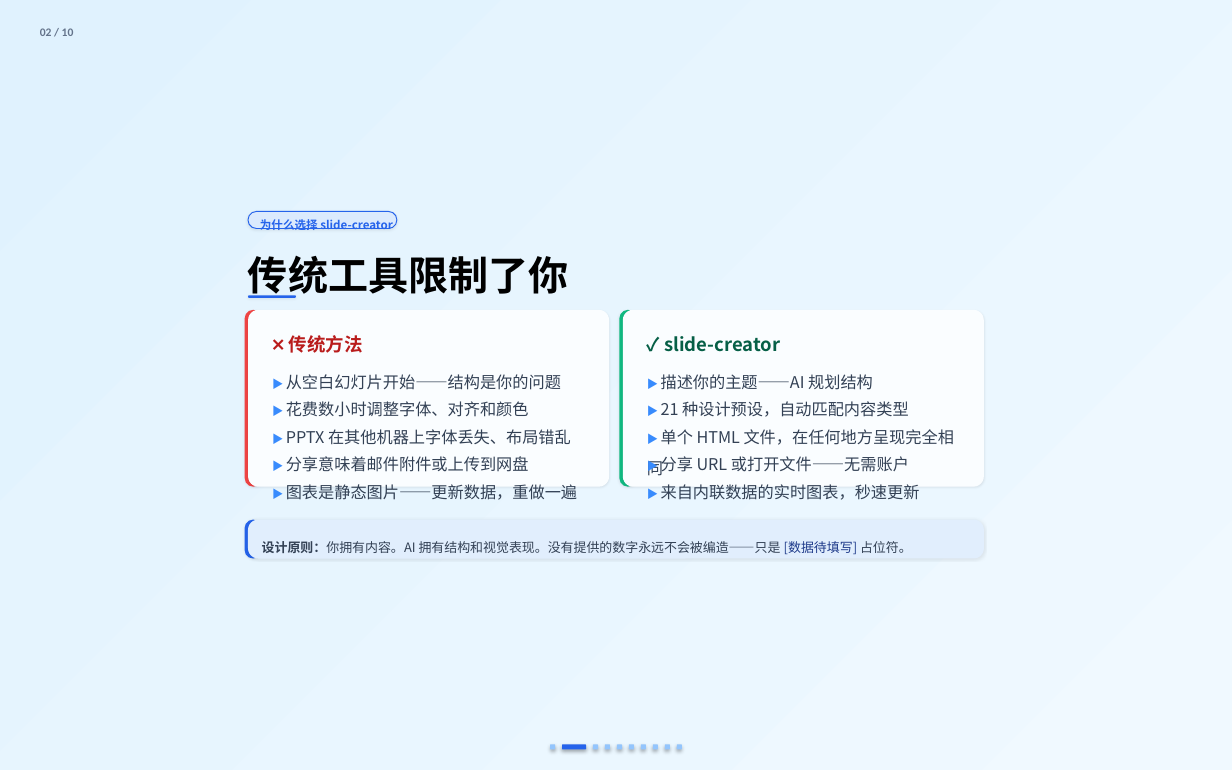
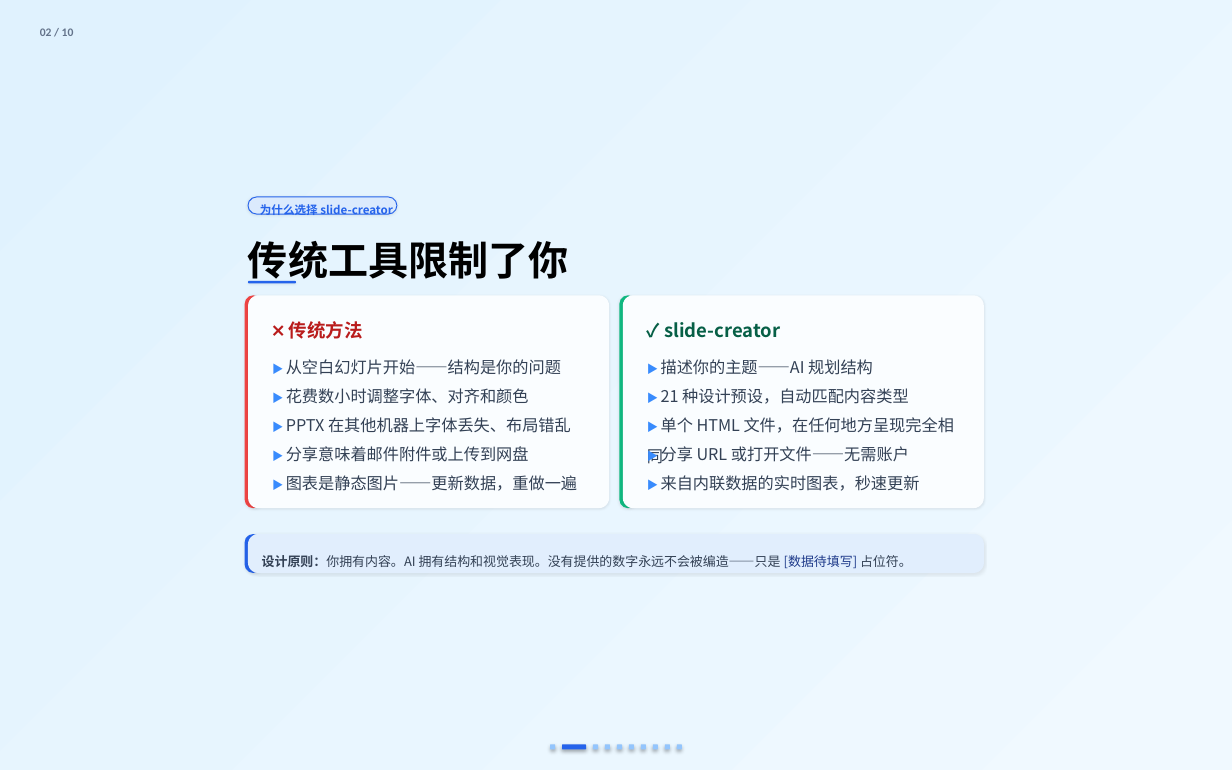
Before and after one commit to kaisersong/kai-export-ppt-lite, a slide deck: slide 2 of output.pptx. Drawn at 1232x770 pixels with LibreOffice and Linux fonts; fonts in the diff are those of the drawing. Boxes give left, top, right and bottom in pixels: in the first picture for what was removed or moved away, otherwise in the second. Text is boxed around its words. In the diff, an @@ line names an element or a change of style, - is before the commit and + after.

```diff
--- a/output.pptx
+++ b/output.pptx
@@ 8 texts, 2 rounded rectangles: place and size @@
-8 texts, 2 rounded rectangles at (248,212,909,417)
+8 texts, 2 rounded rectangles at (248,197,909,404)
@@ rounded rectangle: place and size @@
-rounded rectangle at (245,310,262,486)
+rounded rectangle at (245,296,262,508)
@@ rounded rectangle: place and size @@
-rounded rectangle at (248,310,609,486)
+rounded rectangle at (248,296,609,508)
@@ rounded rectangle at (248,296,609,508): proportions changed @@
@@ rounded rectangle: place and size @@
-rounded rectangle at (619,310,637,486)
+rounded rectangle at (619,296,637,508)
@@ rounded rectangle at (623,296,984,508): proportions changed @@
@@ rounded rectangle: place and size @@
-rounded rectangle at (623,310,984,486)
+rounded rectangle at (623,296,984,508)
@@ 6 texts: place and size @@
-6 texts at (286,429,954,500)
+6 texts at (286,417,954,491)
@@ 2 rounded rectangles, 1 text: place and size @@
-2 rounded rectangles, 1 text at (245,519,983,558)
+2 rounded rectangles, 1 text at (245,534,983,573)
```
Also in this commit, not shown: 7 other slides changed, 6 other files.
